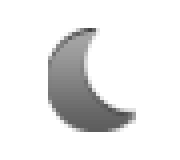
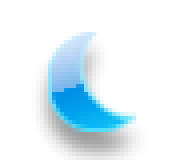
Layered file, before and after one edit (180x160). Changes by layer:
showed "126 moon copy" over [left=48, top=32, right=136, bottom=132]
hid "126 moon" over [left=48, top=32, right=136, bottom=132]
